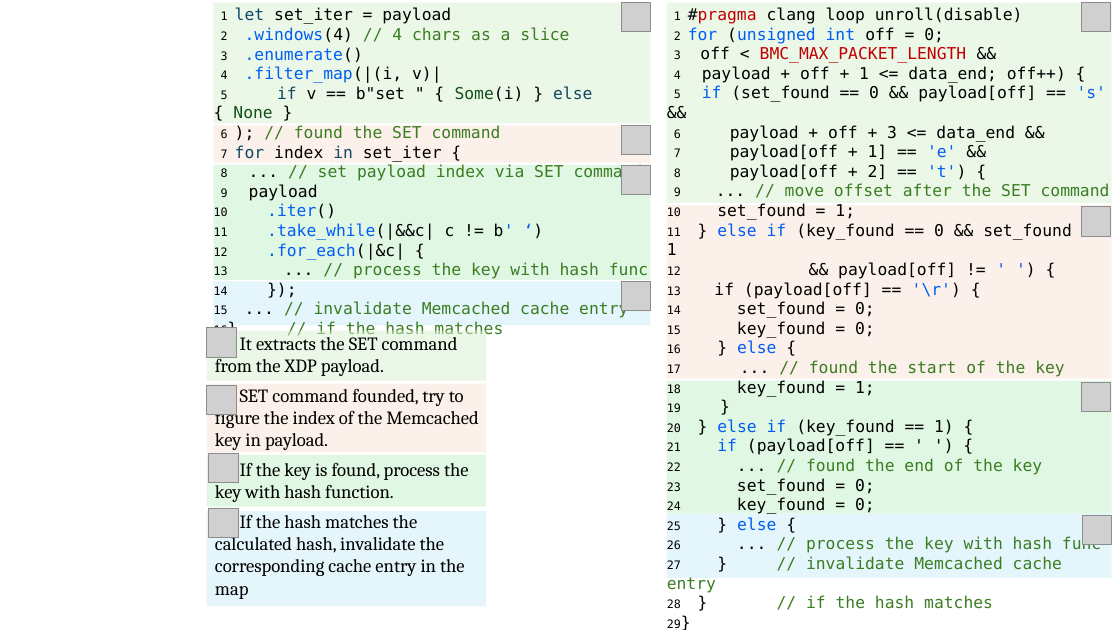
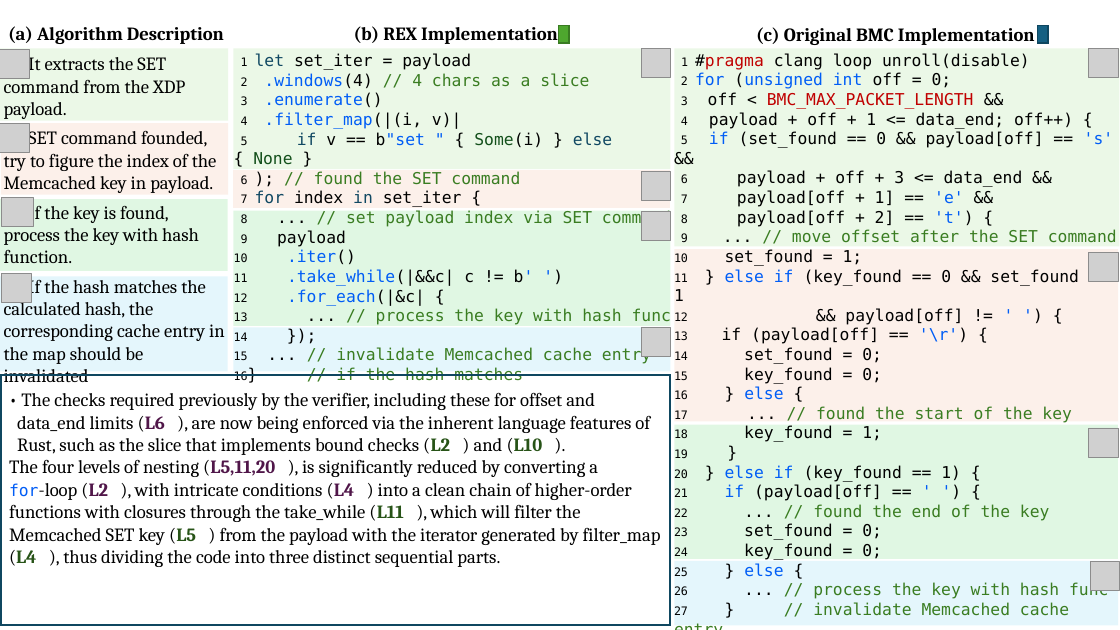
Before and after one commit to upgautamvt/publish-paper, a slide deck: slide 4 of figs/figs.pptx. Drawn at 1120x630 pixels with LibreOffice and Linux fonts; fonts in the diff are those of the drawing; grey boxes stand for pictures. Boxes give left, top, right and bottom in pixels: in the first picture for what was removed or moved away, otherwise in the second. Text is boxed around its words. In the diff, an @@ line names an element or a change of style, - is before the commit and + after.

```diff
--- a/figs/figs.pptx
+++ b/figs/figs.pptx
@@ text added at (8, 26, 224, 44), 16 pt, text #000000, bold @@
+(a) Algorithm Description
@@ text added at (354, 26, 558, 44), 16 pt, text #000000, bold @@
+(b) REX Implementation
@@ rectangle added at (559, 25, 570, 43), fill #4EA72E, outline #3A7C22 1.5 pt @@
@@ text added at (756, 27, 1035, 45), 16 pt, text #000000, bold @@
+(c) Original BMC Implementation
@@ rectangle added at (1038, 25, 1049, 43), fill #156082, outline #104760 1.5 pt @@
@@ picture: place and size @@
-picture at (207, 328, 236, 357)
+picture at (0, 50, 29, 79)
@@ text "It extracts the SET command ...": place and size @@
-text "It extracts the SET command ..." at (215, 333, 478, 599)
+text "It extracts the SET command ..." at (4, 127, 225, 382)
@@ rectangle: place and size @@
-rectangle at (207, 331, 486, 381)
+rectangle at (0, 49, 229, 121)
@@ 4 pictures, 4 rectangles, 1 text: place and size @@
-4 pictures, 4 rectangles, 1 text at (213, 3, 650, 338)
+4 pictures, 4 rectangles, 1 text at (234, 49, 688, 381)
@@ text "1 #pragma clang loop unroll(disable)": place and size @@
-text "1 #pragma clang loop unroll(disable)" at (667, 7, 1110, 609)
+text "1 #pragma clang loop unroll(disable)" at (674, 53, 1117, 616)
@@ picture: place and size @@
-picture at (207, 385, 236, 414)
+picture at (0, 124, 29, 153)
@@ rectangle: place and size @@
-rectangle at (207, 384, 486, 453)
+rectangle at (1, 123, 229, 194)
@@ text at (241, 132, 612, 165): text colour #000000 to #005DF6 in "b"set "" @@
@@ rectangle: place and size @@
-rectangle at (207, 455, 486, 507)
+rectangle at (0, 199, 228, 271)
@@ picture: place and size @@
-picture at (209, 453, 239, 482)
+picture at (2, 197, 33, 227)
@@ text at (234, 269, 534, 286): text changed @@
-11 .take_while(|&&c| c != b' ‘)
+11 .take_while(|&&c| c != b' ')
@@ rectangle: place and size @@
-rectangle at (207, 511, 486, 606)
+rectangle at (0, 276, 228, 371)
@@ picture: place and size @@
-picture at (209, 508, 239, 538)
+picture at (2, 273, 31, 302)
@@ text at (4, 276, 225, 382): text changed @@
-If the hash matches the calculated hash, invalidate the corresponding cache entry in the map
+If the hash matches the calculated hash, the corresponding cache entry in the map should be invalidated
@@ rectangle added at (1, 375, 670, 625), outline #104760 1.5 pt, 16 pt, text #000000 @@
+• The checks required previously by the verifier, including these for offset and
+data_end limits (L6 ), are now being enforced via the inherent language features of
+Rust, such as the slice that implements bound checks (L2 ) and (L10 ).
+The four levels of nesting (L5,11,20 ), is significantly reduced by converting a
+for-loop (L2 ), with intricate conditions (L4 ) into a clean chain of higher-order functions with closures through the take_while (L11 ), which will filter the Memcached SET key (L5 ) from the payload with the iterator generated by filter_map (L4 ), thus dividing the code into three distinct sequential parts.
@@ text at (674, 484, 882, 501): text colour #000000 to #005DF6 in "' ')" @@
@@ 4 pictures, 4 rectangles: place and size @@
-4 pictures, 4 rectangles at (667, 3, 1112, 579)
+4 pictures, 4 rectangles at (675, 48, 1120, 626)
```
Also in this commit, not shown: 1 other slide changed.
